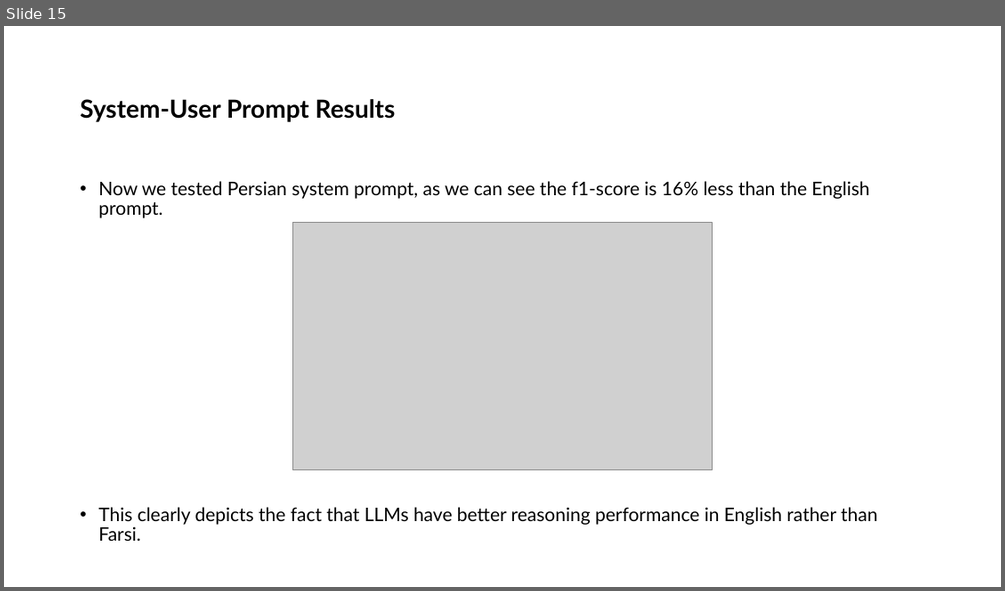
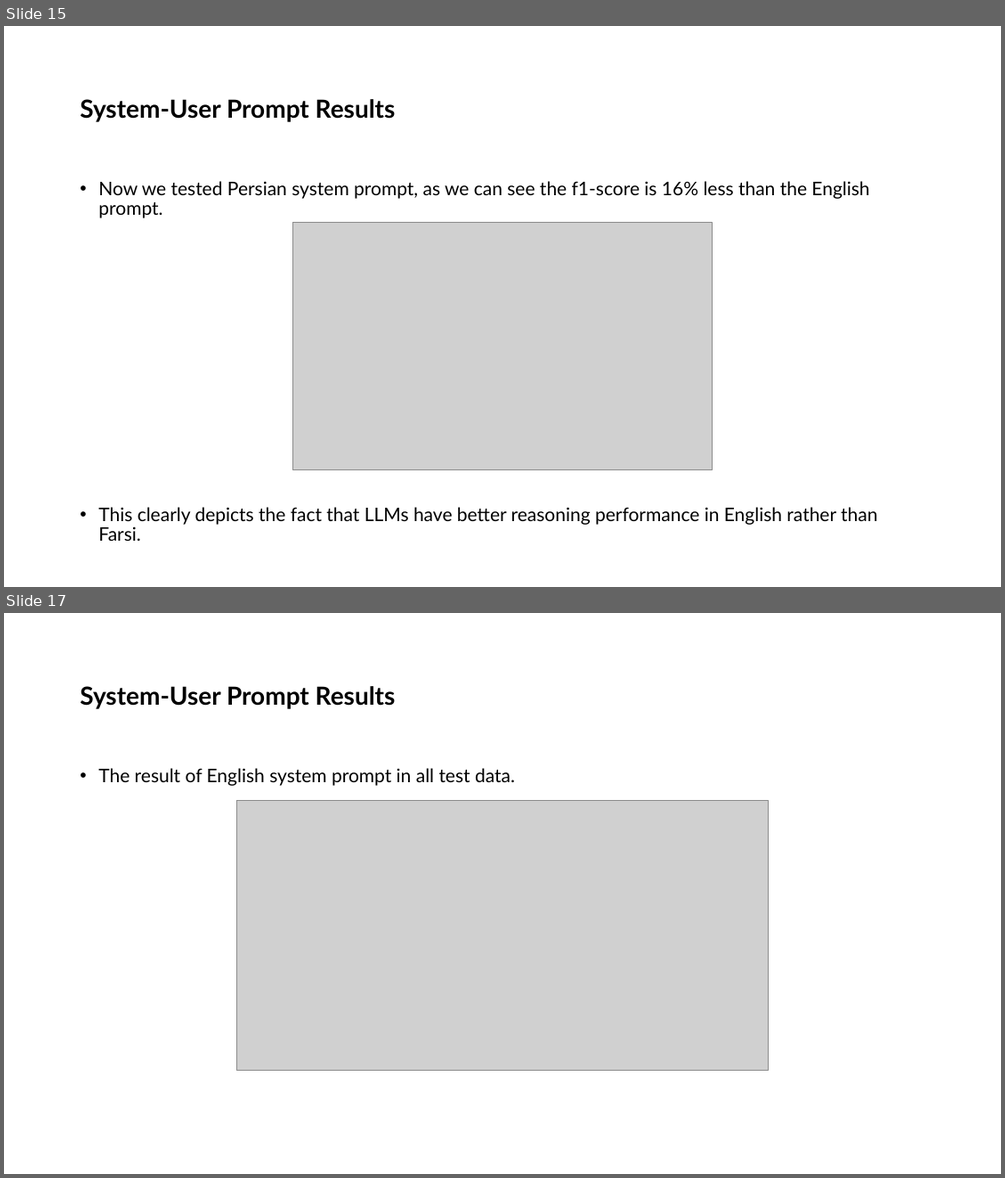
Before and after one commit to ShayanSalehi81/BachelorProject, a slide deck: Slides/System-User Prompt Design.pptx. Shown one above the other, each under a label of ours: slide 15 before the commit, slides 15 and 17 after it; the slides between them are not shown. The pictures are 1005x591 and 1005x1178 pixels, drawn with LibreOffice and Linux fonts; fonts in the diff are those of the drawing; grey boxes stand for pictures. Boxes give left, top, right and bottom in pixels: in the first picture for what was removed or moved away, otherwise in the second. Text is boxed around its words. In the diff, an @@ line names an element or a change of style, - is before the commit and + after.

```diff
--- a/Slides/System-User Prompt Design.pptx
+++ b/Slides/System-User Prompt Design.pptx
@@ slide 17 added at [4, 613, 1001, 1174], background #FFFFFF @@
@@ title added at [80, 686, 396, 709], 24 pt, text #000000, bold @@
+System-User Prompt Results
@@ text added at [98, 768, 515, 786], 18 pt, text #000000 @@
+• The result of English system prompt in all test data.
@@ picture added at [236, 800, 769, 1070] @@
```
Also in this commit, not shown: 8 other slides added, 1 other file.
